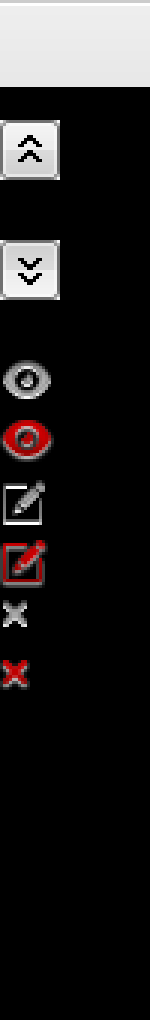
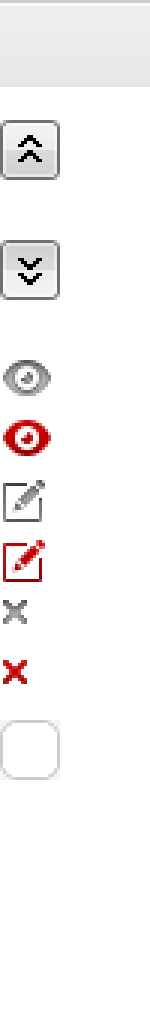
Layers edited between the first and the second 150 x 1020 image:
added layer "Layer 2" above "删除-red" over [0, 720, 60, 780]
hid "Background" over [0, 87, 150, 1020]
